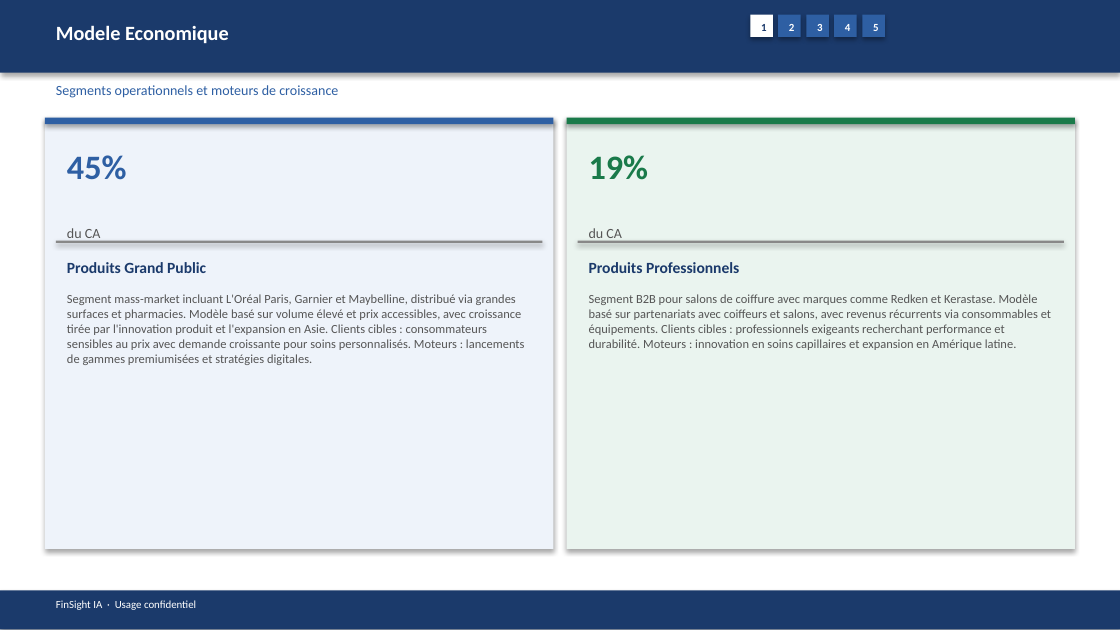
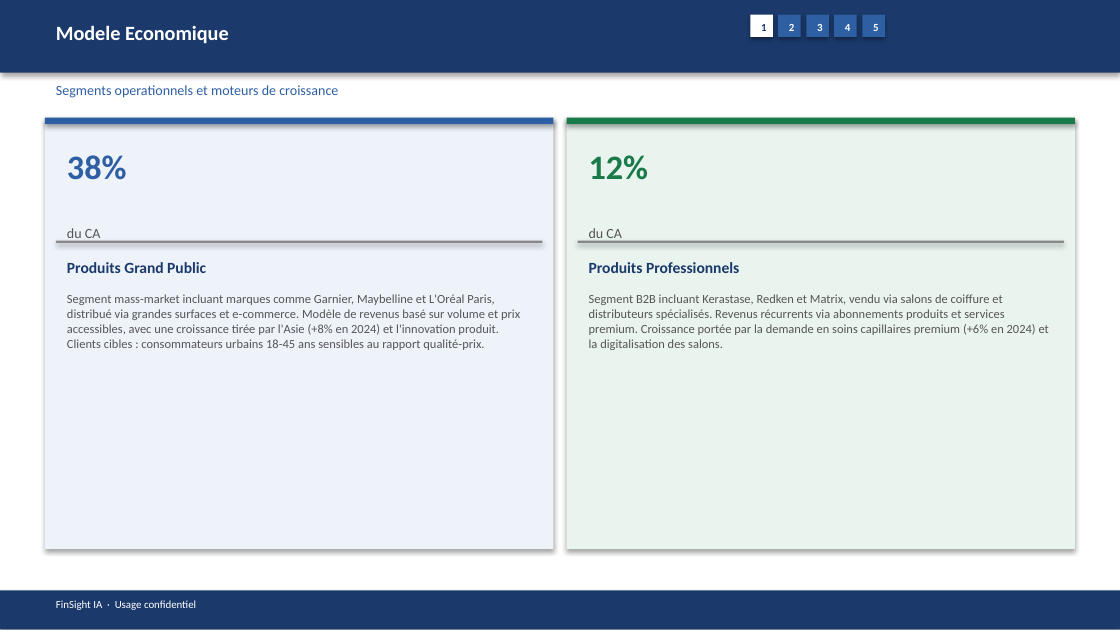
Before and after one commit to baptistejeh07-art/finsight-ia, a slide deck: slide 6 of preview/OR.PA/OR.PA_pitchbook.pptx. Drawn at 1120x630 pixels with LibreOffice and Linux fonts; fonts in the diff are those of the drawing. Boxes give left, top, right and bottom in pixels: in the first picture for what was removed or moved away, otherwise in the second. Text is boxed around its words. In the diff, an @@ line names an element or a change of style, - is before the commit and + after.

```diff
--- a/preview/OR.PA/OR.PA_pitchbook.pptx
+++ b/preview/OR.PA/OR.PA_pitchbook.pptx
@@ text at [67,155,127,180]: text changed @@
-45%
+38%
@@ text at [589,155,649,180]: text changed @@
-19%
+12%
@@ text at [67,294,520,350]: text changed @@
-Segment mass-market incluant L'Oréal Paris, Garnier et Maybelline, distribué via grandes surfaces et pharmacies. Modèle basé sur volume élevé et prix accessibles, avec croissance tirée par l'innovation produit et l'expansion en Asie. Clients cibles : consommateurs sensibles au prix avec demande croissante pour soins personnalisés. Moteurs : lancements de gammes premiumisées et stratégies digitales.
+Segment mass-market incluant marques comme Garnier, Maybelline et L'Oréal Paris, distribué via grandes surfaces et e-commerce. Modèle de revenus basé sur volume et prix accessibles, avec une croissance tirée par l'Asie (+8% en 2024) et l'innovation produit. Clients cibles : consommateurs urbains 18-45 ans sensibles au rapport qualité-prix.
@@ text at [589,294,1049,350]: text changed @@
-Segment B2B pour salons de coiffure avec marques comme Redken et Kerastase. Modèle basé sur partenariats avec coiffeurs et salons, avec revenus récurrents via consommables et équipements. Clients cibles : professionnels exigeants recherchant performance et durabilité. Moteurs : innovation en soins capillaires et expansion en Amérique latine.
+Segment B2B incluant Kerastase, Redken et Matrix, vendu via salons de coiffure et distributeurs spécialisés. Revenus récurrents via abonnements produits et services premium. Croissance portée par la demande en soins capillaires premium (+6% en 2024) et la digitalisation des salons.
```
Also in this commit, not shown: 13 other slides changed, 3 other files.
